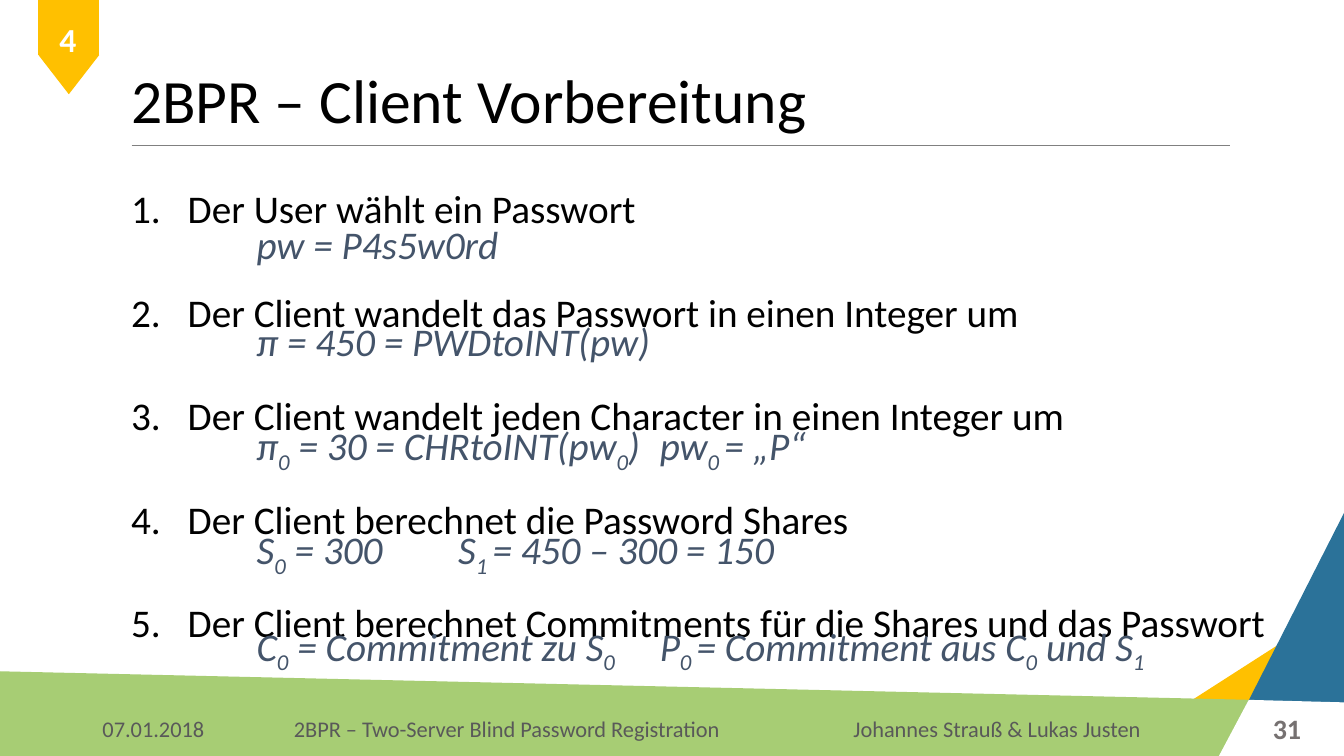
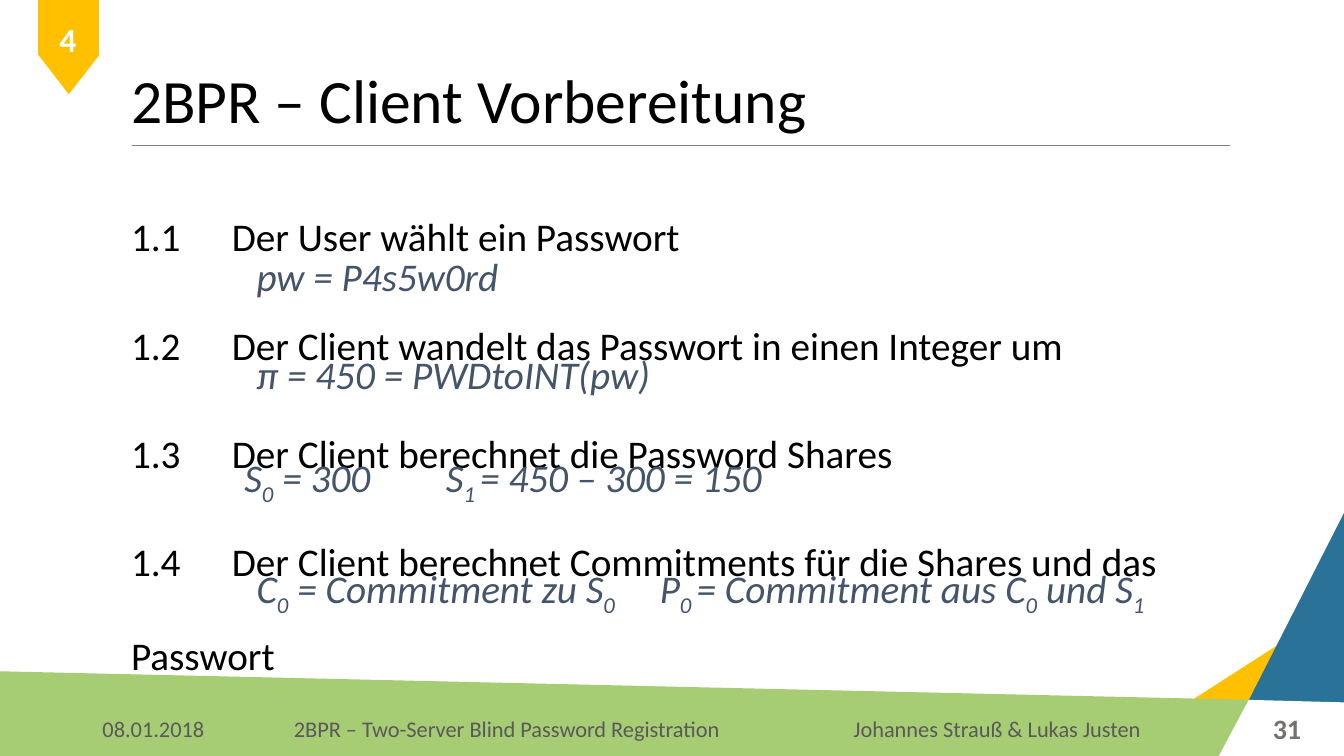
Before and after one commit to Lukas-Justen/IT-Security-2BPR, a slide deck: slide 31 of 2BPR.pptx. Drawn at 1344x756 pixels with LibreOffice and Linux fonts; fonts in the diff are those of the drawing; background and template pictures are left out. Boxes give left, top, right and bottom in pixels: in the first picture for what was removed or moved away, otherwise in the second. Text is boxed around its words. In the diff, an @@ line names an element or a change of style, - is before the commit and + after.

Commit message:
Ausarbeitung Passwort Registrierung

```diff
--- a/2BPR.pptx
+++ b/2BPR.pptx
@@ text at [131,223,1157,680]: text changed @@
-1. Der User wählt ein Passwort
-2. Der Client wandelt das Passwort in einen Integer um
-3. Der Client wandelt jeden Character in einen Integer um
-4. Der Client berechnet die Password Shares
-5. Der Client berechnet Commitments für die Shares und das Passwort
+1.1 Der User wählt ein Passwort
+1.2 Der Client wandelt das Passwort in einen Integer um
+1.3 Der Client berechnet die Password Shares
+1.4 Der Client berechnet Commitments für die Shares und das Passwort
@@ text "pw = P4s5w0rd": place and size @@
-text "pw = P4s5w0rd" at [257,231,498,266]
+text "pw = P4s5w0rd" at [257,263,498,298]
@@ text "π = 450 = PWDtoINT(pw)": place and size @@
-text "π = 450 = PWDtoINT(pw)" at [257,324,650,363]
+text "π = 450 = PWDtoINT(pw)" at [257,356,650,396]
@@ text "S0 = 300 S1 = ...": place and size @@
-text "S0 = 300 S1 = ..." at [323,531,774,565]
+text "S0 = 300 S1 = ..." at [311,459,762,493]
@@ text removed at [327,427,806,467] @@
-π0 = 30 = CHRtoINT(pw0) pw0 = „P“
@@ text "C0 = Commitment zu S0 ...": place and size @@
-text "C0 = Commitment zu S0 ..." at [326,628,1106,662]
+text "C0 = Commitment zu S0 ..." at [326,570,1106,604]
@@ text at [102,722,204,737]: text changed @@
-07.01.2018
+08.01.2018
```
Also in this commit, not shown: 44 other slides changed, 5 slides added.
